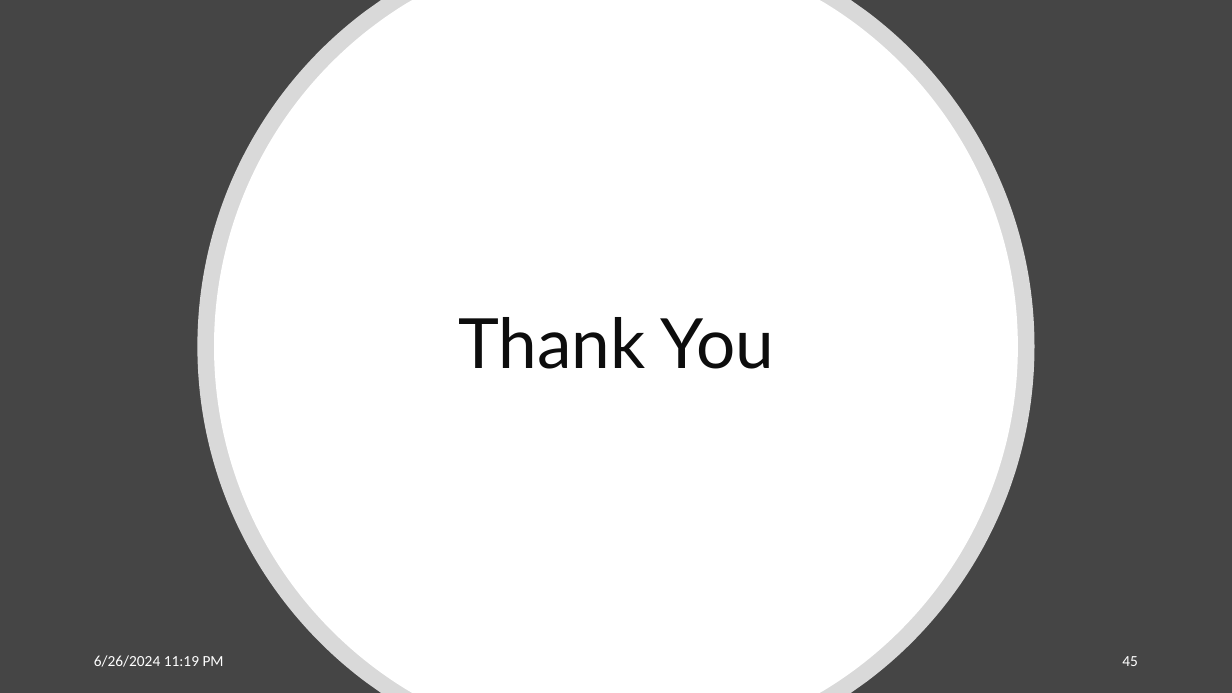
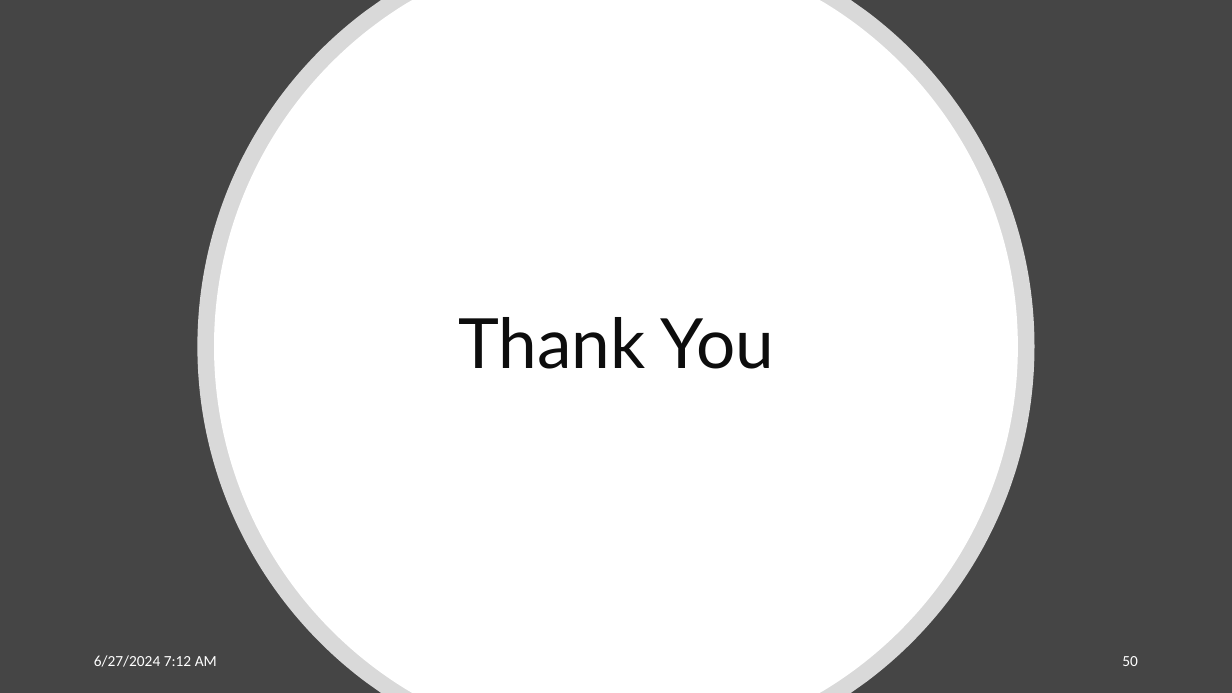
Before and after one commit to tempgita/training, a slide deck: slide 50 of Owner-occupied dwelling and imputed rent/presentation.pptx (slide 45 before the commit). Drawn at 1232x693 pixels with LibreOffice and Linux fonts; fonts in the diff are those of the drawing. Boxes give left, top, right and bottom in pixels: in the first picture for what was removed or moved away, otherwise in the second. Text is boxed around its words. In the diff, an @@ line names an element or a change of style, - is before the commit and + after.

```diff
--- a/Owner-occupied dwelling and imputed rent/presentation.pptx
+++ b/Owner-occupied dwelling and imputed rent/presentation.pptx
@@ text at [94,655,217,667]: text changed @@
-6/26/2024 11:19 PM
+6/27/2024 7:12 AM
@@ page number at [1122,656,1138,666]: text changed @@
-45
+50
```
Also in this commit, not shown: 42 other slides changed, 5 slides added, 2 other files.
